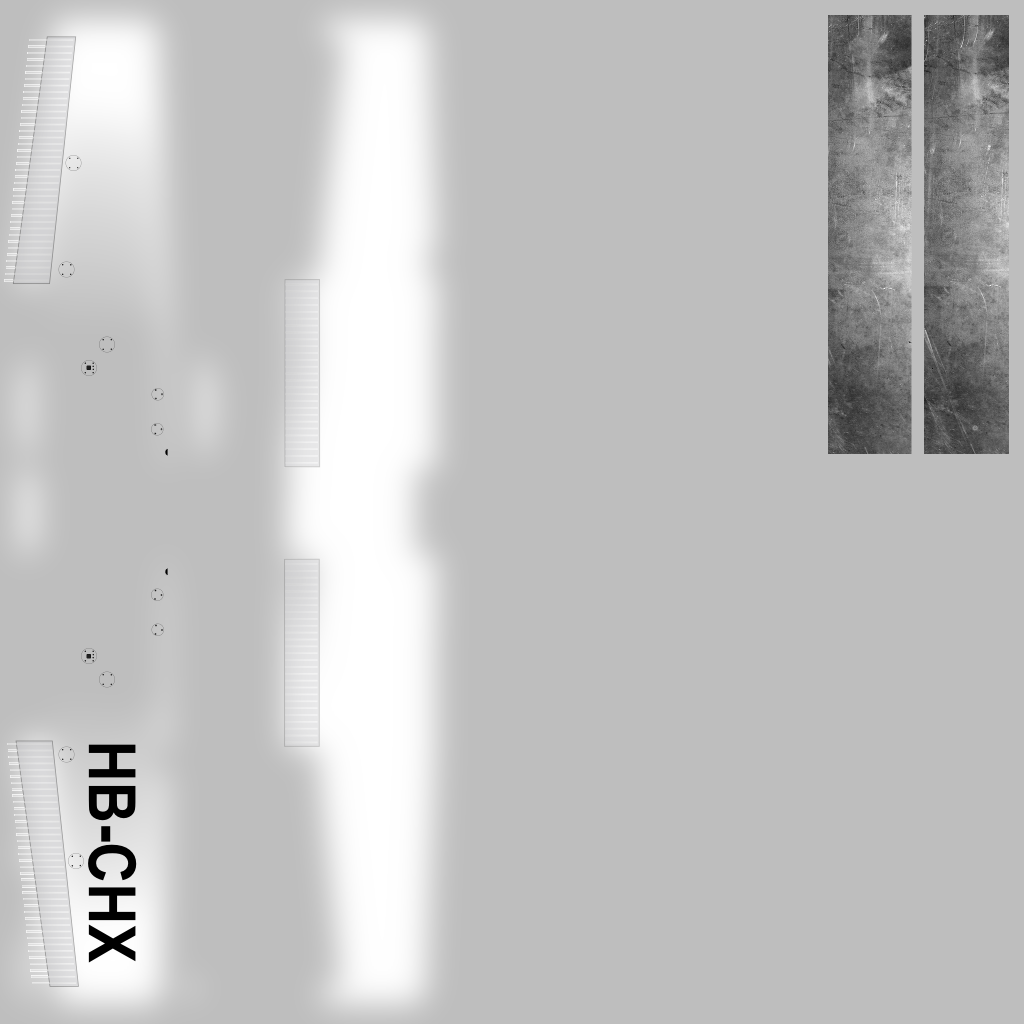
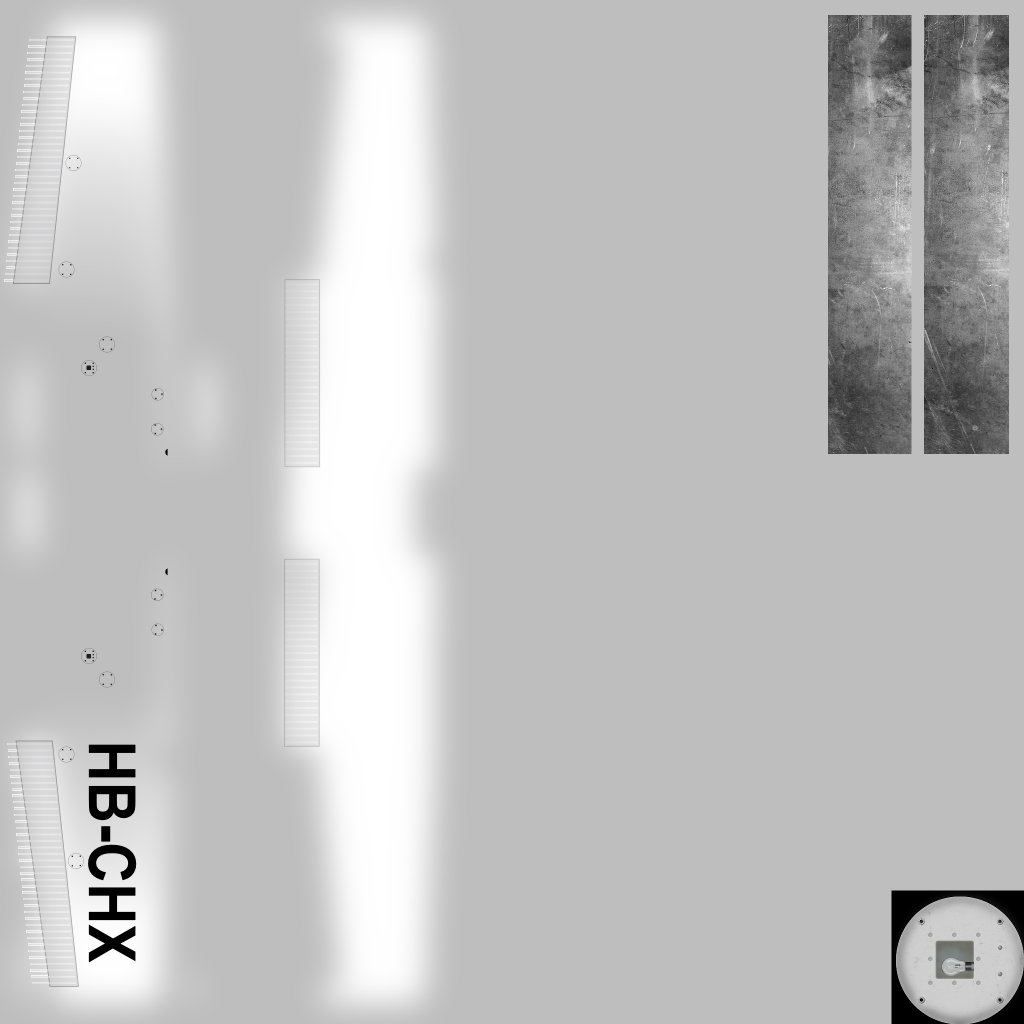
The second w=1024, h=1024 image is a revision of the first. Changes to its layers:
added layer "Clipboard #3" above "Clipboard #2" over (891, 890, 1024, 1024)
